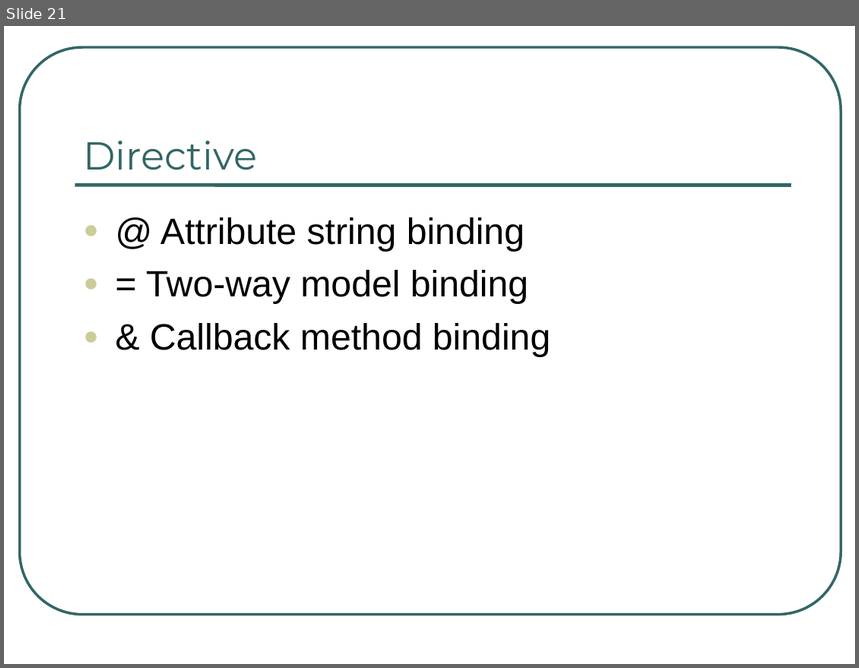
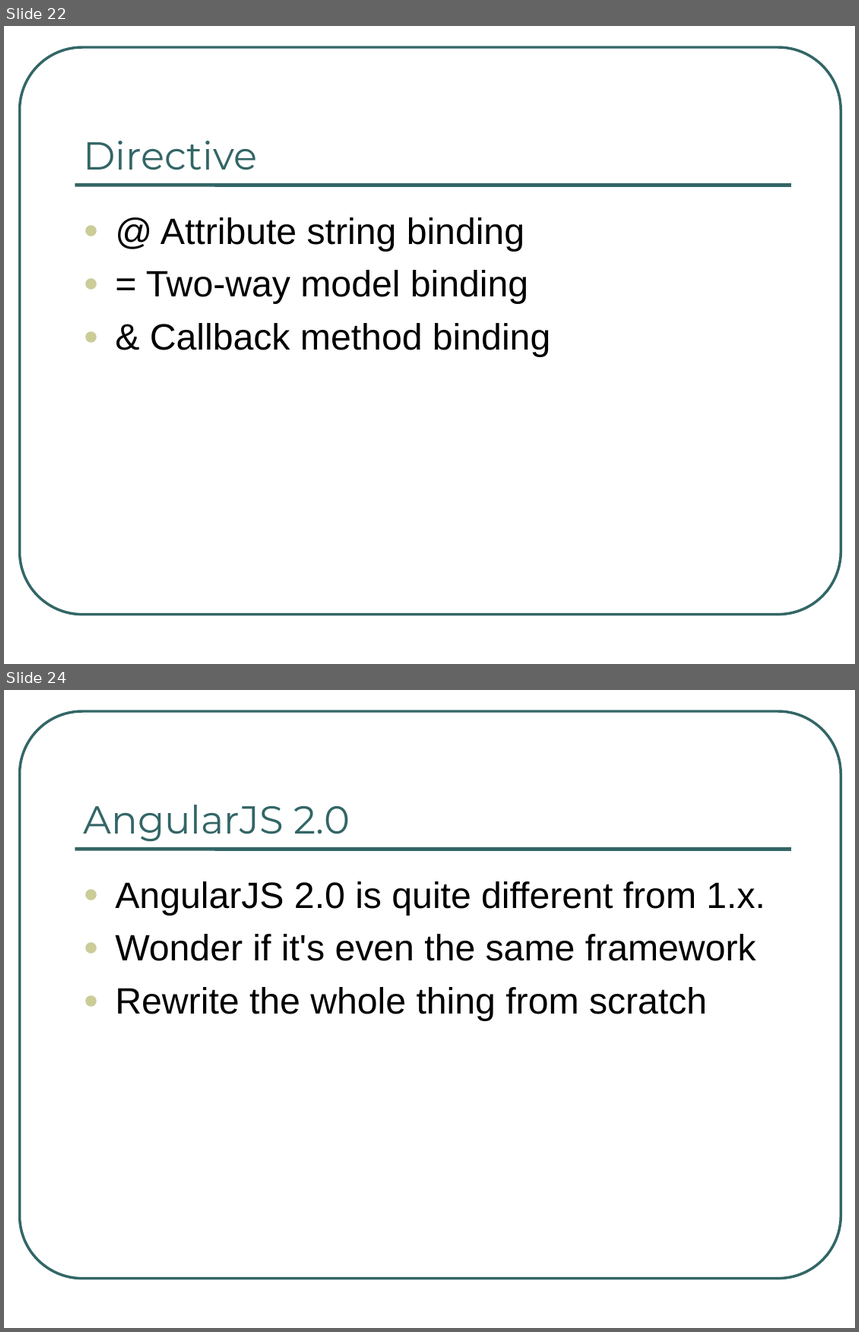
Before and after one commit to darlingtld/AngularJSTS, a slide deck: AngularJS_techshare.ppt. Shown one above the other, each under a label of ours: slide 21 before the commit, slides 22 and 24 after it; the slides between them are not shown. The pictures are 859x668 and 859x1332 pixels, drawn with LibreOffice and Linux fonts; fonts in the diff are those of the drawing. Boxes give left, top, right and bottom in pixels: in the first picture for what was removed or moved away, otherwise in the second. Text is boxed around its words. In the diff, an @@ line names an element or a change of style, - is before the commit and + after.

```diff
--- a/AngularJS_techshare.ppt
+++ b/AngularJS_techshare.ppt
@@ slide 24 added at [4,690,855,1328], background #FFFFFF; not listed: 2 template elements that a slide beside it also shows @@
@@ title added at [84,805,350,842], 33 pt, text #336666 @@
+AngularJS 2.0
@@ text added at [115,882,766,1021], 31 pt, text #000000 @@
+● AngularJS 2.0 is quite different from 1.x.
+● Wonder if it's even the same framework
+● Rewrite the whole thing from scratch
@@ what was slide 21 is now slide 22 @@
```
Also in this commit, not shown: 3 other slides added, 3 other files.
